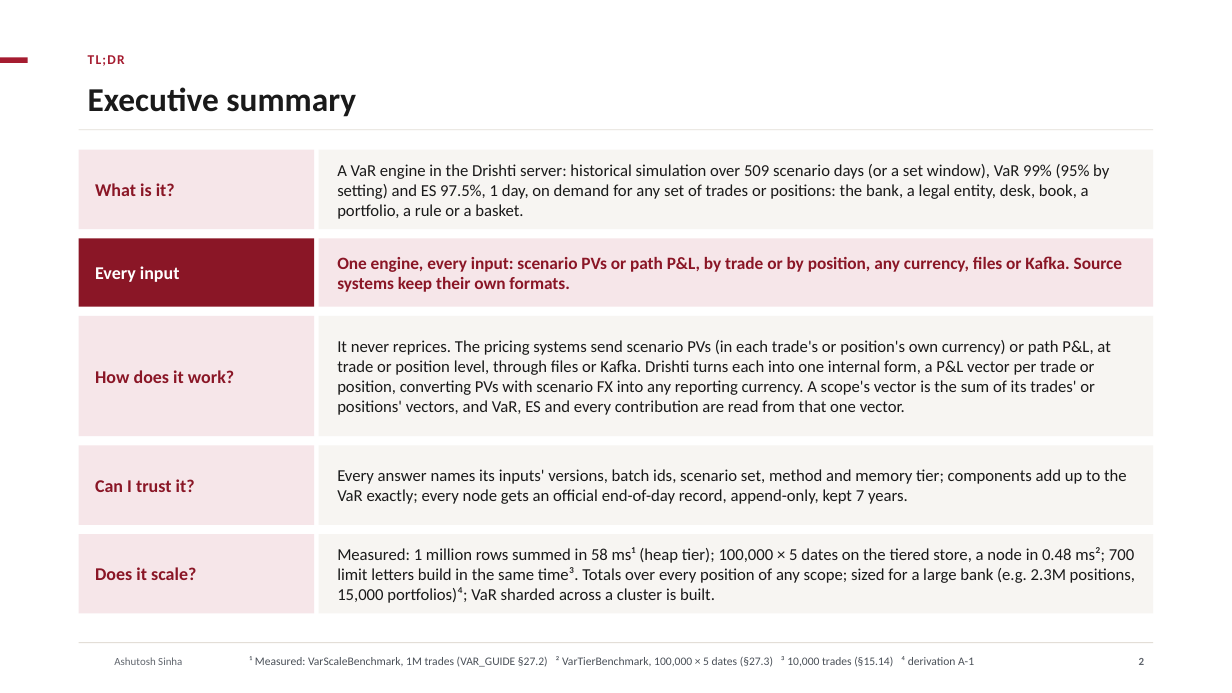
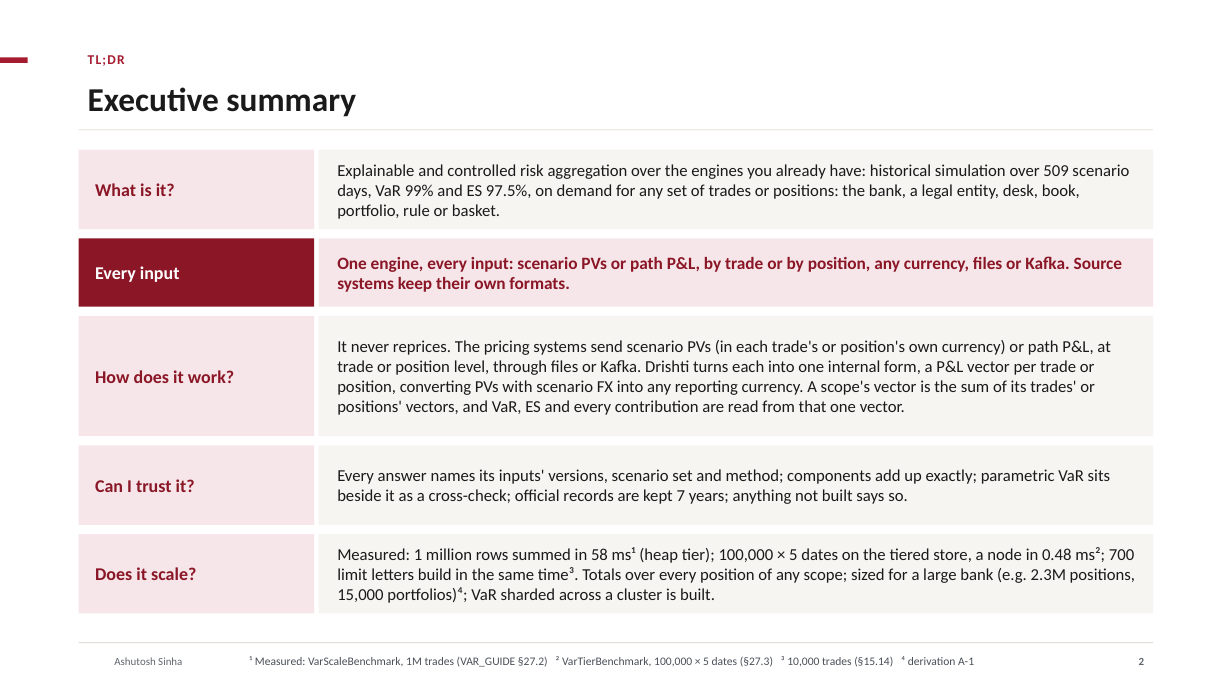
Before and after one commit to ajsinha/drishti, a slide deck: slide 2 of docs/publications/Drishti-VaR-Engine.pptx. Drawn at 1232x693 pixels with LibreOffice and Linux fonts; fonts in the diff are those of the drawing; background and template pictures are left out. Boxes give left, top, right and bottom in pixels: in the first picture for what was removed or moved away, otherwise in the second. Text is boxed around its words. In the diff, an @@ line names an element or a change of style, - is before the commit and + after.

```diff
--- a/docs/publications/Drishti-VaR-Engine.pptx
+++ b/docs/publications/Drishti-VaR-Engine.pptx
@@ text at bbox=[337, 164, 1129, 219]: text changed @@
-A VaR engine in the Drishti server: historical simulation over 509 scenario days (or a set window), VaR 99% (95% by setting) and ES 97.5%, 1 day, on demand for any set of trades or positions: the bank, a legal entity, desk, book, a portfolio, a rule or a basket.
+Explainable and controlled risk aggregation over the engines you already have: historical simulation over 509 scenario days, VaR 99% and ES 97.5%, on demand for any set of trades or positions: the bank, a legal entity, desk, book, portfolio, rule or basket.
@@ text at bbox=[337, 469, 1110, 504]: text changed @@
-Every answer names its inputs' versions, batch ids, scenario set, method and memory tier; components add up to the VaR exactly; every node gets an official end-of-day record, append-only, kept 7 years.
+Every answer names its inputs' versions, scenario set and method; components add up exactly; parametric VaR sits beside it as a cross-check; official records are kept 7 years; anything not built says so.
```
Also in this commit, not shown: 10 other slides changed, 8 slides added, 1 slide removed, 3 other files.
